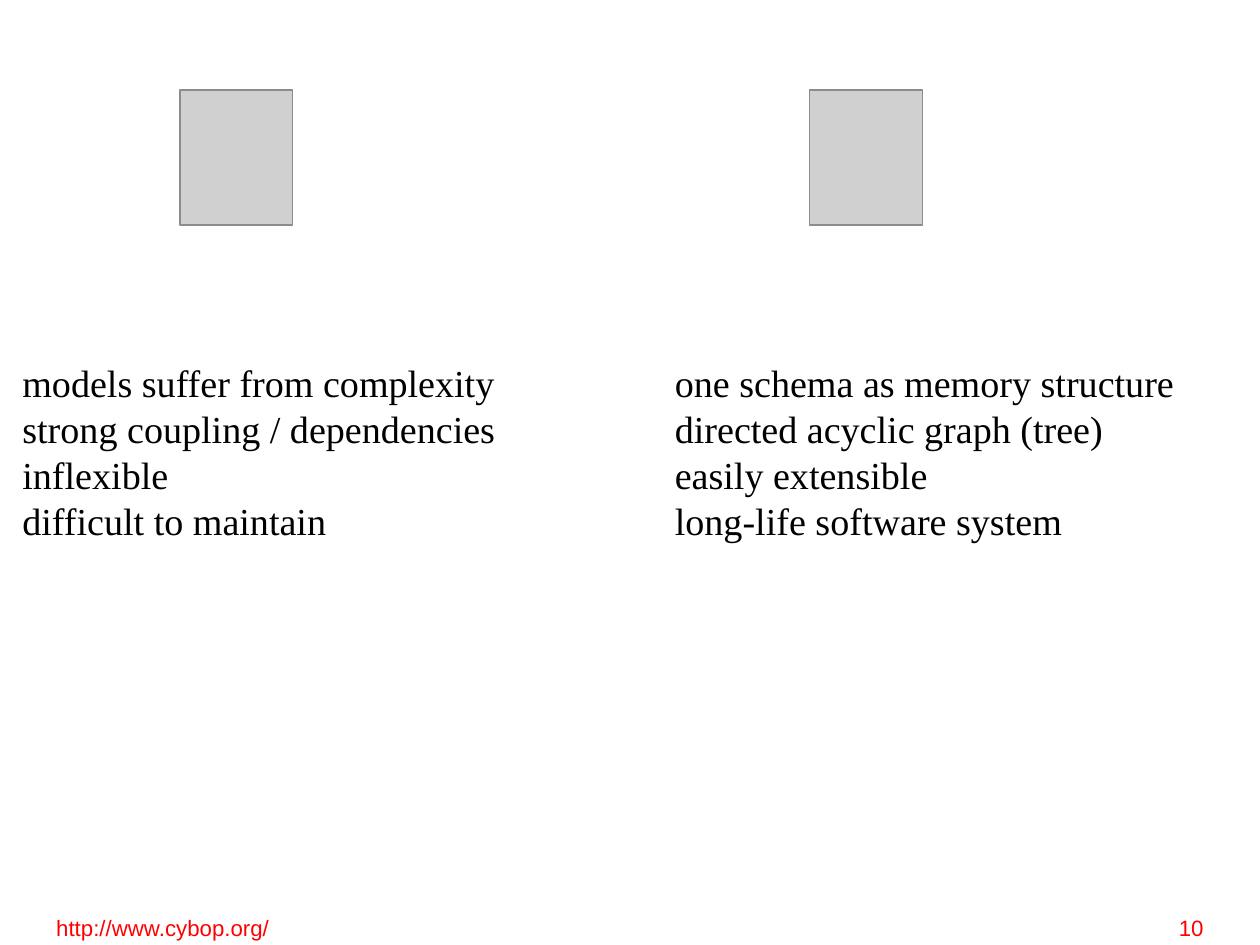
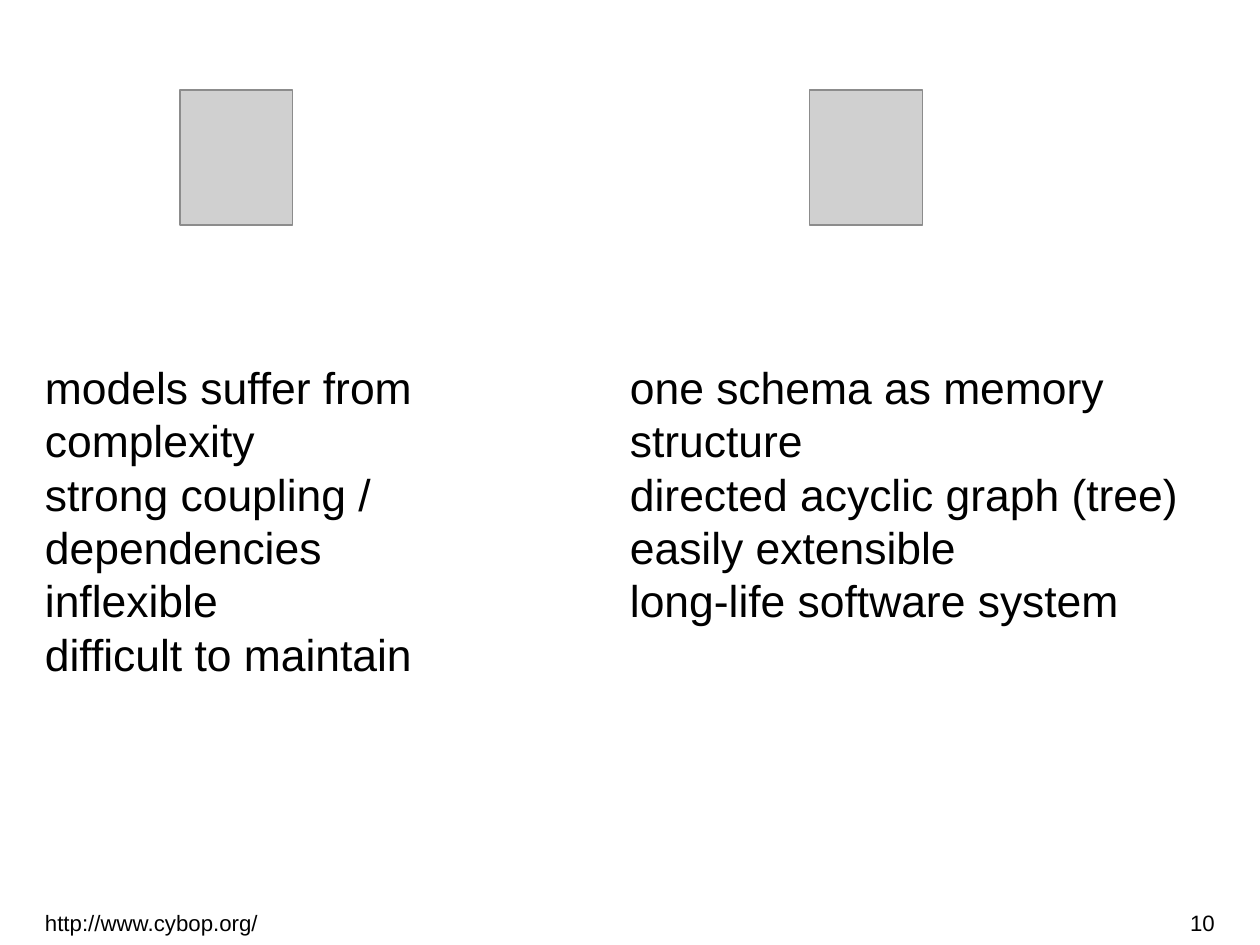
Before and after one commit to GitMirroring/cybop, a slide deck: slide 10 of doc/lightning_talk/cybop.odp. Drawn at 1260x945 pixels with LibreOffice and Linux fonts; fonts in the diff are those of the drawing; grey boxes stand for pictures; background and template pictures are left out. Boxes give left, top, right and bottom in pixels: in the first picture for what was removed or moved away, otherwise in the second. Text is boxed around its words. In the diff, an @@ line names an element or a change of style, - is before the commit and + after.

```diff
--- a/doc/lightning_talk/cybop.odp
+++ b/doc/lightning_talk/cybop.odp
@@ text "models suffer from complexity" moved from (x1=22, y1=370, x2=495, y2=536) to (x1=45, y1=371, x2=412, y2=672) @@
@@ text "models suffer from complexity" at (x1=45, y1=371, x2=412, y2=672): size 24 to 28 pt, font Times New Roman to Arial @@
@@ text "one schema as memory structure" at (x1=630, y1=371, x2=1178, y2=627): size 24 to 28 pt, font Times New Roman to Arial @@
@@ text "one schema as memory structure" moved from (x1=675, y1=370, x2=1174, y2=542) to (x1=630, y1=371, x2=1178, y2=627) @@
@@ text "http://www.cybop.org/" at (x1=45, y1=915, x2=258, y2=936): text colour #FF0000 to #000000 @@
@@ page number at (x1=1190, y1=915, x2=1215, y2=932): text colour #FF0000 to #000000 @@
```
Also in this commit, not shown: 13 other slides changed, 1 other file.
